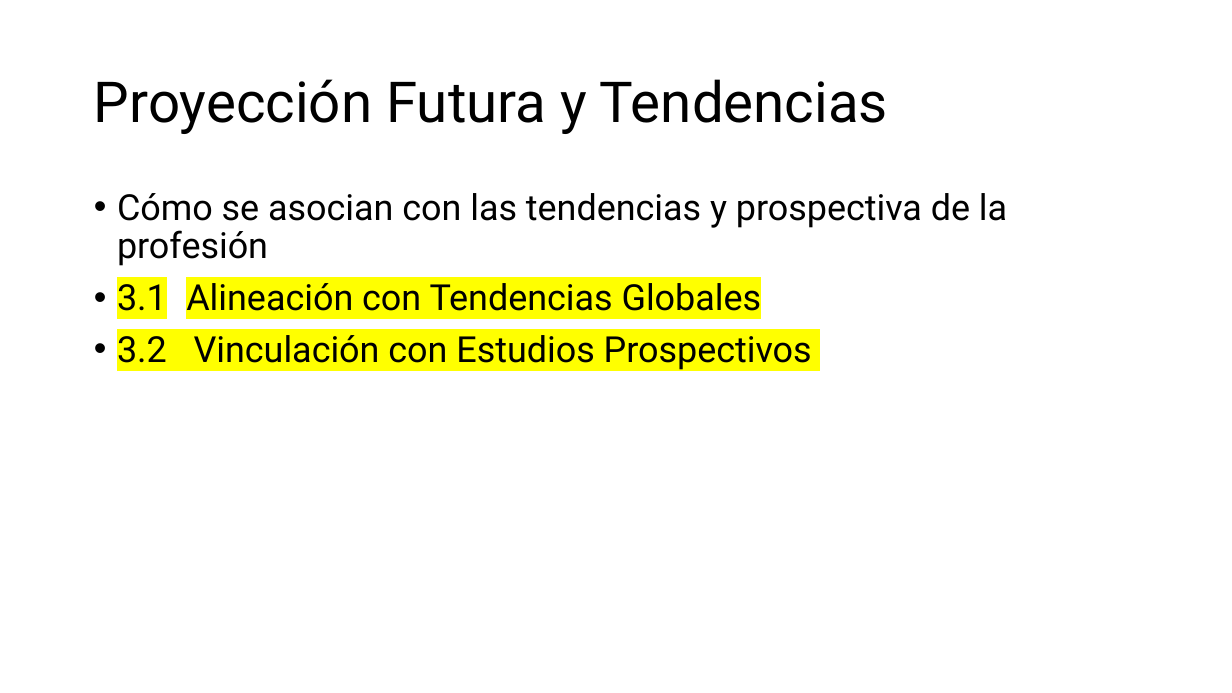
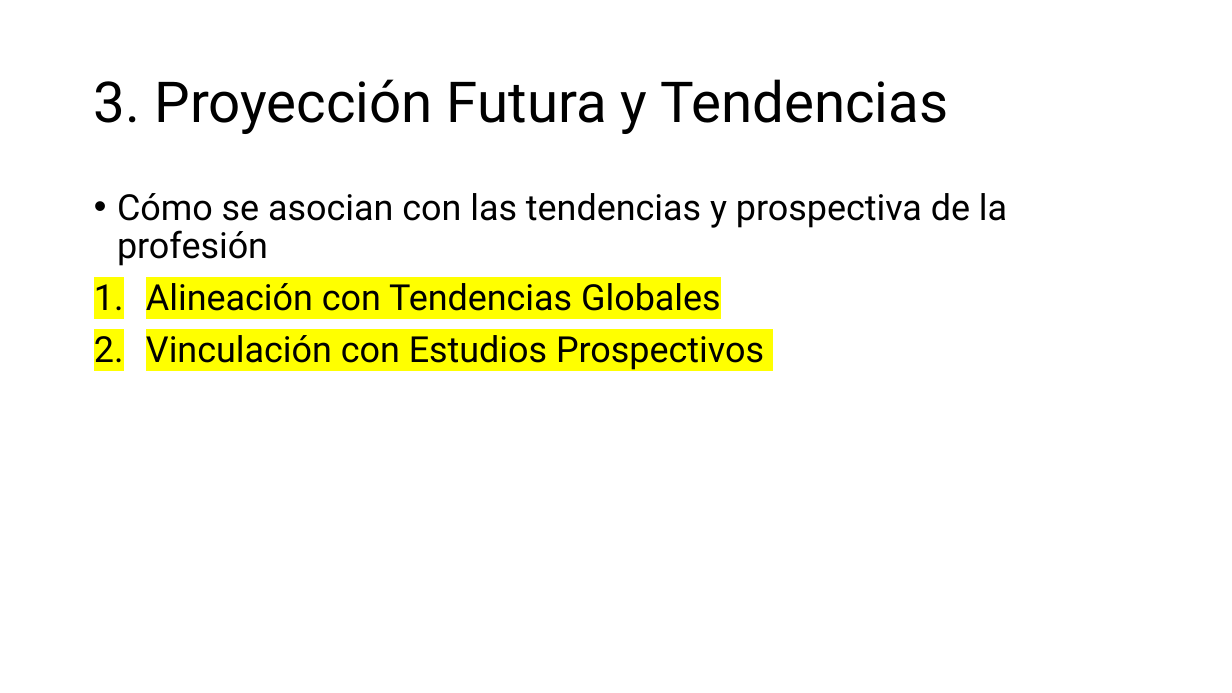
Before and after one commit to aavendan/cdia, a slide deck: slide 4 of 03 Presentación.pptx. Drawn at 1232x693 pixels with LibreOffice and Linux fonts; fonts in the diff are those of the drawing. Boxes give left, top, right and bottom in pixels: in the first picture for what was removed or moved away, otherwise in the second. Text is boxed around its words. In the diff, an @@ line names an element or a change of style, - is before the commit and + after.

```diff
--- a/03 Presentación.pptx
+++ b/03 Presentación.pptx
@@ title at (94, 79, 949, 134): text changed @@
-Proyección Futura y Tendencias
+3. Proyección Futura y Tendencias
@@ text at (146, 283, 764, 370): text changed @@
-• 3.1 Alineación con Tendencias Globales
-• 3.2 Vinculación con Estudios Prospectivos
+1. Alineación con Tendencias Globales
+2. Vinculación con Estudios Prospectivos
```
Also in this commit, not shown: 2 other slides changed.
